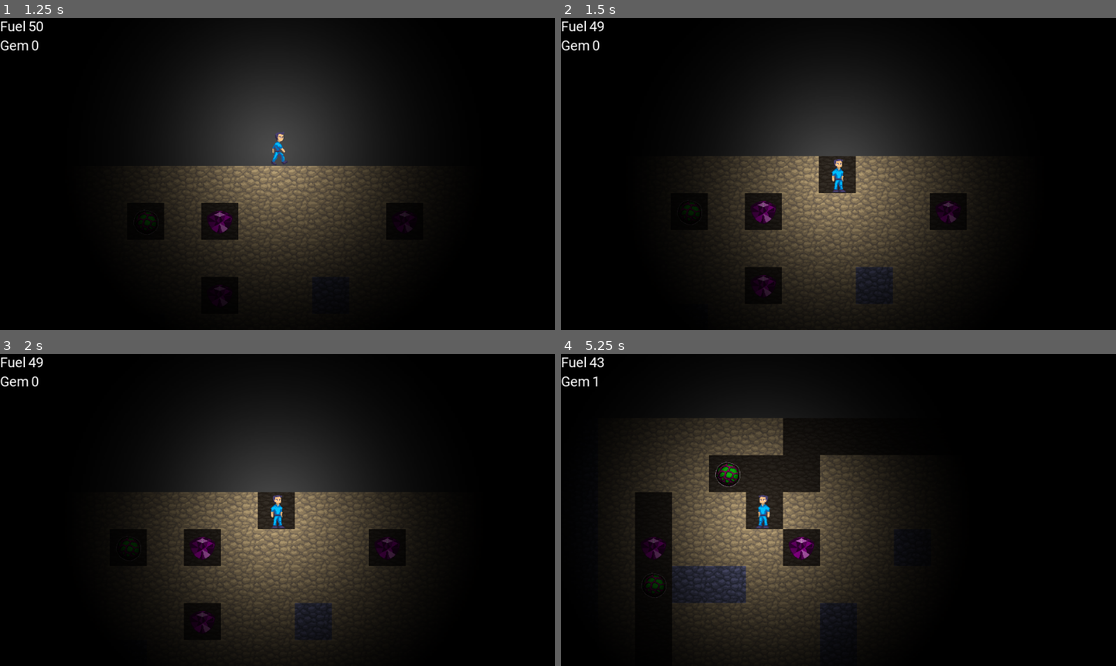
Above: before the commit, frames 1-4 (two rows, left to right).
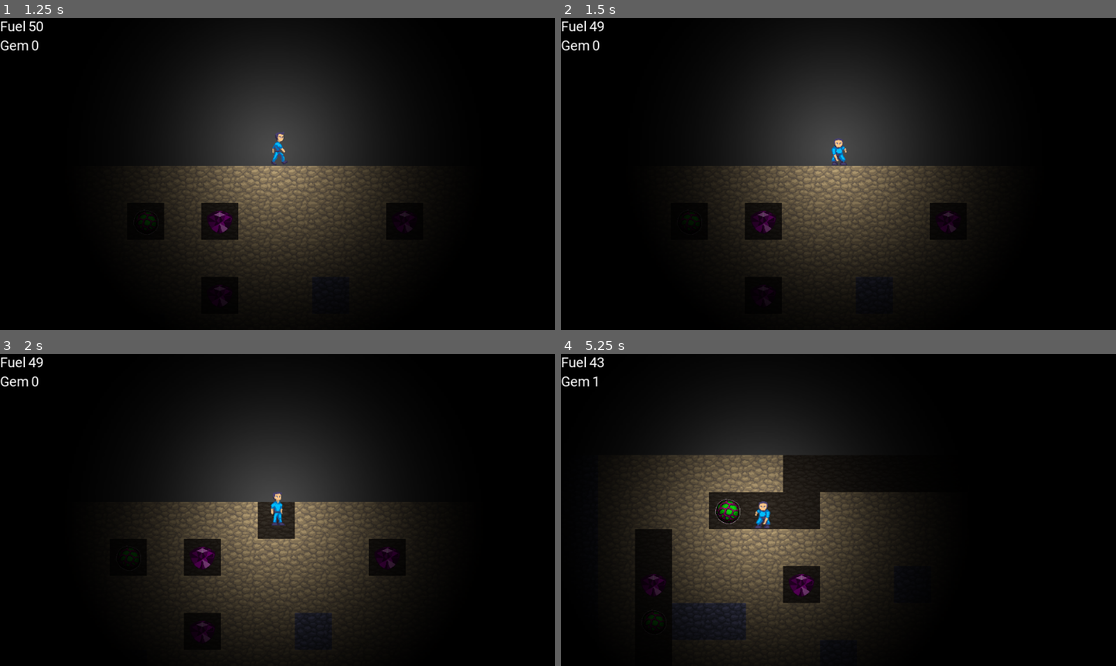
Above: after the commit, the same moments.

Repository: jusw85/ld48-godot
Game: Godot game, scene res://main.tscn
The game is run twice, just before and just after one commit, with the same random seed, the same clock (stepped at 60 frames per second) and the same inputs.
Inputs:
- Up to frame 1 (1.25 s): tap Enter at 0.5 s; hold Right (ui_right) from 0.53 s (still down)
- Up to frame 2 (1.5 s): release Right (ui_right) at 1.28 s; hold Down (ui_down) from 1.28 s (still down)
- Up to frame 3 (2 s): keep holding Down (ui_down)
- Up to frame 4 (5.25 s): release Down (ui_down) at 2.03 s; hold Right (ui_right) 2.03-2.78 s; hold Up (ui_up) 2.78-3.53 s; tap R (restart) at 3.5 s; hold Left (ui_left) 3.53-5.03 s; hold Down (ui_down) from 5.03 s (still down)

Frame 1 is identical in both runs. In frame 2, 7.0% of the frame differs, in the area x 22-73%, y 38-95%; in frame 3, 4.1%; in frame 4, 10%, in the area x 13-61%, y 20-87%.

Commit message:
Add down punch

Diff:
--- a/player/player.gd
+++ b/player/player.gd
@@ -21,6 +21,7 @@
 
 var fuel: int
 var gem := 0
+var to_del_downpunch: TileInfo
 
 const End := preload("res://gui/end.tscn")
 
@@ -56,7 +57,20 @@
 	if down_just_pressed and ground_cast.is_colliding():
 		var pos := ground_cast.get_collision_point()
 		pos.y += 1
-		_try_eat_rock(pos)
+
+		var tileinfo := _global_pos_to_tileinfo(pos)
+		if tileinfo.tile_id == 4:
+			var rock_id := int(tileinfo.autotile_id.x)
+			match rock_id:
+				1:
+					change_fuel(-soil_fuel_needed)
+				7:
+					change_fuel(-rock_fuel_needed)
+				_:
+					change_fuel(-soil_fuel_needed)
+			sprite.play("punchdown")
+			state = STATES.PUNCH_R
+			to_del_downpunch = tileinfo
 
 
 func change_gem(val: int):
@@ -77,7 +91,7 @@
 	if state == STATES.DEAD:
 		return
 	elif state == STATES.PUNCH_R:
-		assert(sprite.animation == "punchright")
+#		assert(sprite.animation == "punchright")
 		return
 
 	var is_grounded = ground_cast.is_colliding()
@@ -152,3 +166,6 @@
 func _on_AnimatedSprite_animation_finished():
 	if sprite.animation == "punchright":
 		state = STATES.IDLE
+	if sprite.animation == "punchdown":
+		tilemap.set_cellv(to_del_downpunch.grid_pos, -1)
+		state = STATES.IDLE
